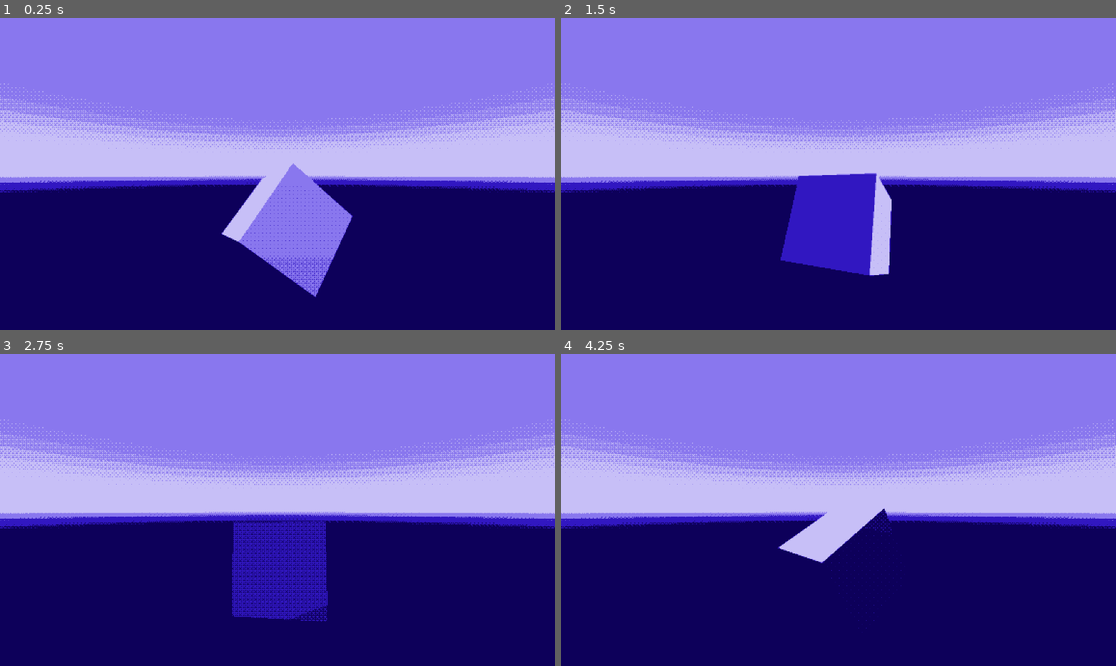
Above: before the commit, frames 1-4 (two rows, left to right).
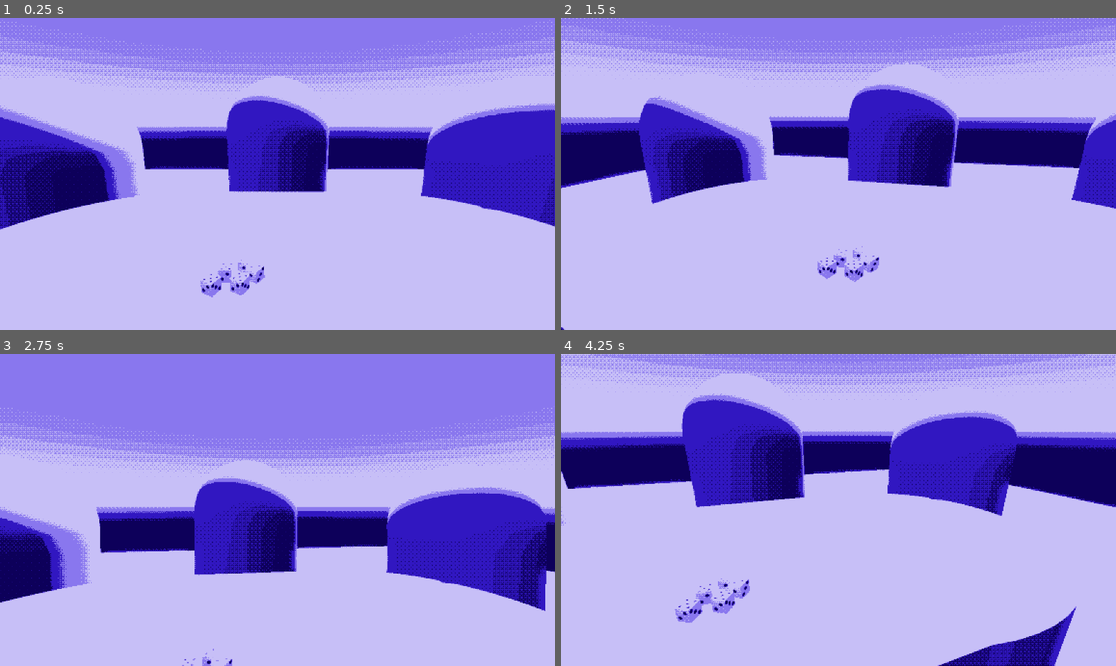
Above: after the commit, the same moments.

Repository: Merrick-McLean/GameOff13
Game: Godot game, scene res://scenes/test/dither_test.tscn
Two runs of this game, one before a commit and one after it. Both use one fixed random seed, a clock stepped at 60 frames per second and the inputs below. This scene is started directly instead of the project's main scene.
Inputs (mouse positions are in pixels of both pictures, inside the frame that each line leads up to):
- Up to frame 1 (0.25 s): no input
- Up to frame 2 (1.5 s): move the mouse to (960, 158) at 0.52 s; move the mouse to (727, 189) at 1.27 s
- Up to frame 3 (2.75 s): move the mouse to (333, 441) at 2.02 s
- Up to frame 4 (4.25 s): move the mouse to (810, 572) at 2.77 s; move the mouse to (1005, 556) at 3.52 s

The runs differ from the first frame. In frame 1, 80% of the frame differs, in the area x 0-100%, y 0-100%; in frame 2, 84%; in frame 3, 51%; in frame 4, 86%.

Commit message:
blockout of main scene

Diff:
--- /dev/null
+++ b/project/scenes/game_room.tscn
@@ -0,0 +1,88 @@
+[gd_scene load_steps=10 format=3 uid="uid://b16hssfbhsywa"]
+
+[ext_resource type="PackedScene" uid="uid://co6ie20fg1lmn" path="res://scenes/player_camera.tscn" id="1_1eld7"]
+[ext_resource type="PackedScene" uid="uid://xdcxk1fy1a4c" path="res://models/dice.glb" id="2_0bn8d"]
+
+[sub_resource type="ProceduralSkyMaterial" id="ProceduralSkyMaterial_pqux5"]
+sky_horizon_color = Color(0.64625, 0.65575, 0.67075, 1)
+ground_horizon_color = Color(0.64625, 0.65575, 0.67075, 1)
+
+[sub_resource type="Sky" id="Sky_r4o8d"]
+sky_material = SubResource("ProceduralSkyMaterial_pqux5")
+
+[sub_resource type="Environment" id="Environment_bj380"]
+background_mode = 2
+sky = SubResource("Sky_r4o8d")
+tonemap_mode = 2
+glow_enabled = true
+
+[sub_resource type="PlaneMesh" id="PlaneMesh_hlxrk"]
+size = Vector2(10, 10)
+
+[sub_resource type="StandardMaterial3D" id="StandardMaterial3D_1qv4o"]
+albedo_color = Color(0.513726, 1, 1, 1)
+
+[sub_resource type="CylinderMesh" id="CylinderMesh_8qvhb"]
+top_radius = 0.7
+bottom_radius = 0.7
+height = 1.0
+
+[sub_resource type="CapsuleMesh" id="CapsuleMesh_xrd7f"]
+
+[node name="GameRoom" type="Node3D"]
+
+[node name="DirectionalLight3D" type="DirectionalLight3D" parent="."]
+transform = Transform3D(-0.866023, -0.433016, 0.250001, 0, 0.499998, 0.866027, -0.500003, 0.749999, -0.43301, 0, 0, 0)
+shadow_enabled = true
+
+[node name="WorldEnvironment" type="WorldEnvironment" parent="."]
+environment = SubResource("Environment_bj380")
+
+[node name="PlayerCamera" parent="." instance=ExtResource("1_1eld7")]
+transform = Transform3D(1, 0, 0, 0, 0.97183, 0.235685, 0, -0.235685, 0.97183, 0, 1.1, 1.11775)
+fov = 65.0
+
+[node name="GroundMesh" type="CSGMesh3D" parent="."]
+mesh = SubResource("PlaneMesh_hlxrk")
+material = SubResource("StandardMaterial3D_1qv4o")
+
+[node name="CSGBox3D" type="CSGBox3D" parent="."]
+transform = Transform3D(1, 0, 0, 0, 1, 0, 0, 0, 1, 0.0330603, 0.132052, 0.127819)
+size = Vector3(1.12222, 1, 1.4)
+
+[node name="MeshInstance3D" type="MeshInstance3D" parent="CSGBox3D"]
+transform = Transform3D(1, 0, 0, 0, 1, 0, 0, 0, 1, -0.602942, 0, 0.013)
+mesh = SubResource("CylinderMesh_8qvhb")
+skeleton = NodePath("../..")
+
+[node name="MeshInstance3D2" type="MeshInstance3D" parent="CSGBox3D"]
+transform = Transform3D(1, 0, 0, 0, 1, 0, 0, 0, 1, 0.57503, 0, 0.013)
+mesh = SubResource("CylinderMesh_8qvhb")
+skeleton = NodePath("../..")
+
+[node name="CSGMesh3D" type="CSGMesh3D" parent="."]
+transform = Transform3D(1, 0, 0, 0, 1, 0, 0, 0, 1, 0, 0.538026, -1.35417)
+mesh = SubResource("CapsuleMesh_xrd7f")
+
+[node name="CSGMesh3D2" type="CSGMesh3D" parent="."]
+transform = Transform3D(1, 0, 0, 0, 1, 0, 0, 0, 1, -1.57225, 0.420823, -0.701345)
+mesh = SubResource("CapsuleMesh_xrd7f")
+
+[node name="CSGMesh3D3" type="CSGMesh3D" parent="."]
+transform = Transform3D(1, 0, 0, 0, 1, 0, 0, 0, 1, 1.65933, 0.420823, -0.656537)
+mesh = SubResource("CapsuleMesh_xrd7f")
+
+[node name="Sketchfab_Scene" parent="." instance=ExtResource("2_0bn8d")]
+transform = Transform3D(0.2, 0, 0, 0, -8.74228e-09, -0.2, 0, 0.2, -8.74228e-09, -0.156108, 0.662155, 0.450931)
+
+[node name="Sketchfab_Scene4" parent="." instance=ExtResource("2_0bn8d")]
+transform = Transform3D(0.173478, -0.099525, 4.35038e-09, 0, -8.74228e-09, -0.2, 0.099525, 0.173478, -7.58298e-09, -0.106985, 0.662155, 0.501859)
+
+[node name="Sketchfab_Scene5" parent="." instance=ExtResource("2_0bn8d")]
+transform = Transform3D(0.173478, -0.099525, 4.35038e-09, 0, -8.74228e-09, -0.2, 0.099525, 0.173478, -7.58298e-09, -0.186704, 0.662155, 0.507612)
+
+[node name="Sketchfab_Scene2" parent="." instance=ExtResource("2_0bn8d")]
+transform = Transform3D(0.166158, 0, -0.111317, 0, 0.2, 0, 0.111317, 0, 0.166158, -0.0682061, 0.662155, 0.450931)
+
+[node name="Sketchfab_Scene3" parent="." instance=ExtResource("2_0bn8d")]
+transform = Transform3D(0.199988, 0, 0.00222351, 0, 0.2, 0, -0.00222351, 0, 0.199988, -0.105688, 0.662155, 0.408161)
--- /dev/null
+++ b/project/scenes/player_camera.gd
@@ -0,0 +1,39 @@
+extends Camera3D
+
+
+const MAX_ROTATION_UP = 0.2
+const MAX_ROTATION_DOWN = 0.6
+const MAX_ROTATION_SIDEWAYS = 0.5
+
+var is_active := false :
+	set(new_value):
+		is_active = new_value
+		current = is_active
+
+		if is_active:
+			Input.mouse_mode = Input.MOUSE_MODE_CONFINED_HIDDEN
+		else:
+			Input.mouse_mode = Input.MOUSE_MODE_VISIBLE
+
+
+func _ready() -> void:
+	is_active = true
+
+func _process(delta: float) -> void:
+	var percent_from_center = get_viewport().get_mouse_position() / Vector2(get_viewport().size)
+	percent_from_center = percent_from_center.clamp(Vector2.ZERO, Vector2.ONE)
+
+
+
+	#rotation.y = lerp(MAX_ROTATION_SIDEWAYS, -MAX_ROTATION_SIDEWAYS, percent_from_center.x)
+	rotation.y = ease_camera(percent_from_center.x, MAX_ROTATION_SIDEWAYS, -MAX_ROTATION_SIDEWAYS, 1.0)
+
+	#rotation.x = lerp(MAX_ROTATION_UP, -MAX_ROTATION_DOWN, percent_from_center.y)
+	rotation.x = ease_camera(percent_from_center.y, MAX_ROTATION_UP, -MAX_ROTATION_DOWN, 0.2)
+
+
+
+func ease_camera(x: float, min_value: float, max_value: float, intensity: float) -> float:
+	assert(x >= 0.0 and x <= 1.0)
+	# see https://www.desmos.com/calculator/fpg0lbelf2
+	return 1/atan(intensity) * (max_value - min_value) / 2 * atan(2 * intensity * (x-0.5)) + (max_value + min_value) / 2
--- /dev/null
+++ b/project/scenes/player_camera.tscn
@@ -0,0 +1,9 @@
+[gd_scene load_steps=2 format=3 uid="uid://co6ie20fg1lmn"]
+
+[ext_resource type="Script" path="res://scenes/player_camera.gd" id="1_fi3mq"]
+
+[node name="PlayerCamera" type="Camera3D"]
+transform = Transform3D(1, 0, 0, 0, 0.97183, 0.235685, 0, -0.235685, 0.97183, 0, 1.1, 1.59177)
+current = true
+fov = 55.0
+script = ExtResource("1_fi3mq")
--- a/project/scenes/test/dither_test.tscn
+++ b/project/scenes/test/dither_test.tscn
@@ -1,9 +1,10 @@
-[gd_scene load_steps=9 format=3 uid="uid://dlep3tn72tvdc"]
+[gd_scene load_steps=10 format=3 uid="uid://dlep3tn72tvdc"]
 
 [ext_resource type="Shader" path="res://shaders/dither.gdshader" id="1_3jww7"]
 [ext_resource type="Texture2D" uid="uid://bisw3a062q3rs" path="res://sprites/test_palette.png" id="2_r1gkj"]
 [ext_resource type="Texture2D" uid="uid://chfl6q7xhru6r" path="res://sprites/16px_bayer_matrix.png" id="3_aussj"]
 [ext_resource type="Script" path="res://scenes/rotating_box.gd" id="4_20hc5"]
+[ext_resource type="PackedScene" uid="uid://b16hssfbhsywa" path="res://scenes/game_room.tscn" id="5_fy1vc"]
 
 [sub_resource type="ShaderMaterial" id="ShaderMaterial_r6w7f"]
 shader = ExtResource("1_3jww7")
@@ -42,14 +43,14 @@
 render_target_update_mode = 4
 
 [node name="Node3D" type="Node3D" parent="SubViewport"]
+visible = false
 
 [node name="CSGBox3D" type="CSGBox3D" parent="SubViewport/Node3D"]
-transform = Transform3D(-0.779014, 0.559822, 0.282377, 0.430144, 0.149493, 0.890296, 0.456194, 0.815017, -0.357261, 0, 0, 0)
+transform = Transform3D(0.875599, 0.480899, 0.0454177, 0.0259145, 0.0471228, -0.998552, -0.482343, 0.875509, 0.0287984, 0, 0, 0)
 script = ExtResource("4_20hc5")
 
 [node name="Camera3D" type="Camera3D" parent="SubViewport/Node3D"]
 transform = Transform3D(0.936886, 0, 0.349635, 0, 1, 0, -0.349635, 0, 0.936886, 0.851067, 0.659195, 2.48332)
-current = true
 
 [node name="DirectionalLight3D" type="DirectionalLight3D" parent="SubViewport/Node3D"]
 transform = Transform3D(-0.866023, -0.433016, 0.250001, 0, 0.499998, 0.866027, -0.500003, 0.749999, -0.43301, 0, 0, 0)
@@ -57,3 +58,5 @@
 
 [node name="WorldEnvironment" type="WorldEnvironment" parent="SubViewport/Node3D"]
 environment = SubResource("Environment_6aa6d")
+
+[node name="GameRoom" parent="SubViewport" instance=ExtResource("5_fy1vc")]
--- a/project/singletons/scene_manager.gd
+++ b/project/singletons/scene_manager.gd
@@ -10,12 +10,14 @@
 enum { # Define level enum here
 	DITHER_TEST,
 	MOVEMENT_TEST,
+	GAME_ROOM,
 	SCENE_COUNT, # not an actual scene
 }
 
 const SCENES = { # Add scene paths here
 	DITHER_TEST: "res://scenes/test/dither_test.tscn",
 	MOVEMENT_TEST: "res://scenes/test/movement_test.tscn",
+	GAME_ROOM: "res://scenes/game_room.tscn",
 }
 
 func _ready() -> void:
Binary file added: project/models/dice.glb
Not shown, added: project/models/dice.glb.import
Binary file added: project/models/dice_0.png
Not shown, added: project/models/dice_0.png.import
Not shown, changed: project/models/models.txt
Not shown, added: project/scenes/gam77DA.tmp
